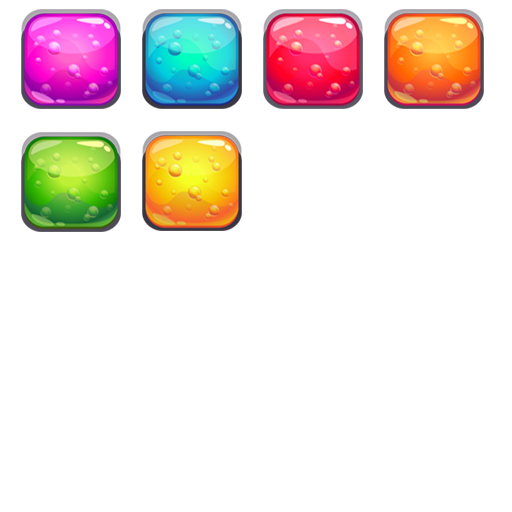
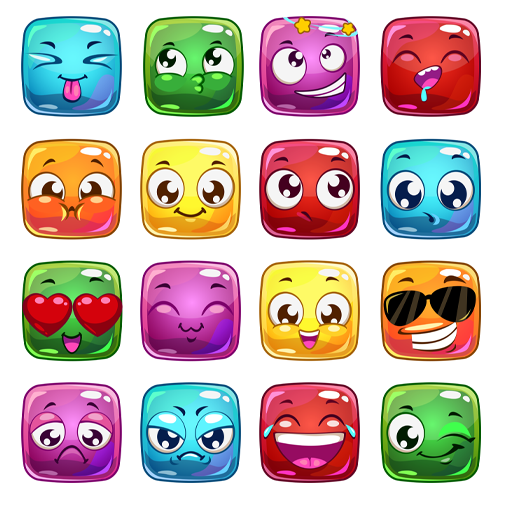
Layered file, before and after one edit (512 × 512). Changes by layer:
renamed "Layer 11" to "Ñëîé 1", painted on it over [21, 9, 481, 483]
removed layer "Layer 10" over [21, 132, 121, 232]
removed layer "Layer 9" over [384, 9, 484, 109]
removed layer "Layer 8" over [142, 9, 242, 109]
removed layer "Layer 12" over [142, 131, 242, 231]
removed layer "Layer 7" over [263, 9, 363, 109]
